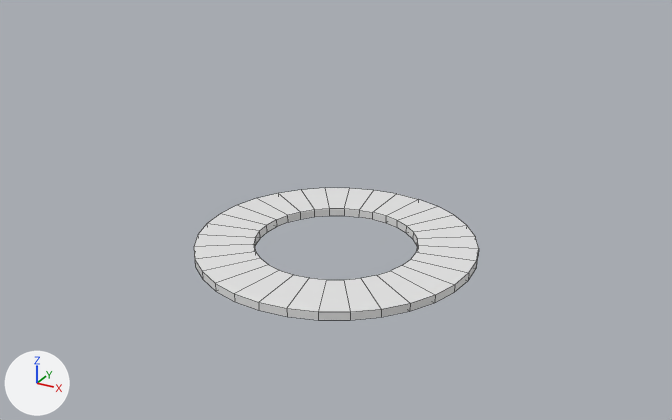
Renders of the FBX model Assets/Models/FBX/03/Circle.fbx from each side of a commit.
Camera for both pictures: a 50 mm camera at (9.91, -18.02, 9.85) aimed at (-0.27, 0.48, 0.6). Lighting does not change. The marker at lower left points along +X, +Y and +Z. The older version comes first. Mesh edges are drawn as thin lines. Where no turn or scale is listed for an object, it has been applied to the vertices.
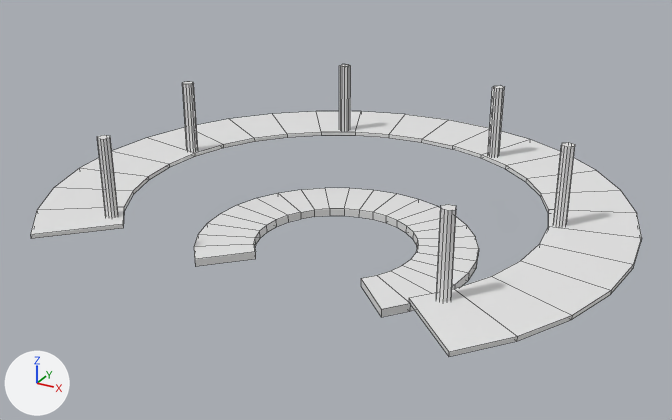
Where the newer file only moved an object's origin or applied its transform, the numbers keep the older frame.

Changed parts and their boxes (x1, y1, x2, y2) in the pictures (672 x 420 px):
'Pillars Floor', added
    after: (30, 64, 642, 357)
'Circle', reshaped
    before: (194, 188, 479, 320)
    after: (194, 188, 479, 317)
part 1 of me_circle_002, cut back
    before: (195, 252, 381, 320)
    after: (195, 252, 381, 316)

What changed in the scene script:
```text
Change me_circle_002:
    used by ob_circle; location = (0.0, 0.0, 0.0)
    remove me_circle_002.from_pydata(...)  # 128 vertices, 128 faces; spans x -3.45..3.45, y -3.45..3.45, z -0.2..0.0
    add me_circle_002.from_pydata(...)  # 100 vertices, 98 faces; spans x -3.45..3.45, y -2.44..3.45, z -0.2..0.0
    me_circle_002 part 1
    28 vertices are removed from x -1.92..1.92, y -3.45..-1.66, z -0.2..0.0
    32 faces are deleted
    2 new faces join them
Add me_circle_002_1:
    me_circle_002_1.from_pydata(...)  # 244 vertices, 182 faces; spans x -7.01..7.01, y -4.96..7.01, z 1.0..3.0
Add ob_pillars_floor:
    ob_pillars_floor = bpy.data.objects.new('Pillars Floor', me_circle_002_1)
    ob_pillars_floor.location = (0.0, 0.0, 0.0)
```
